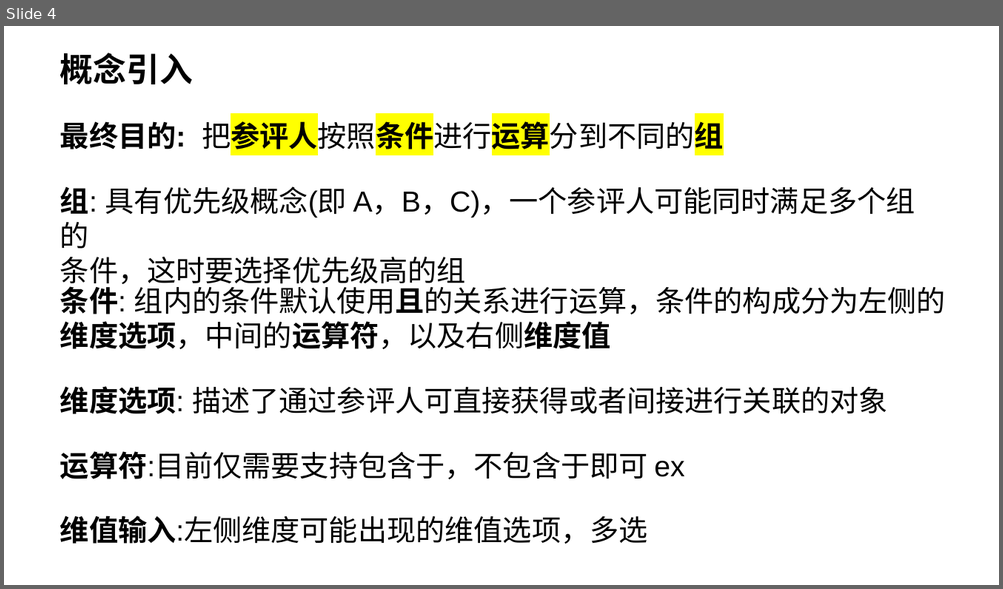
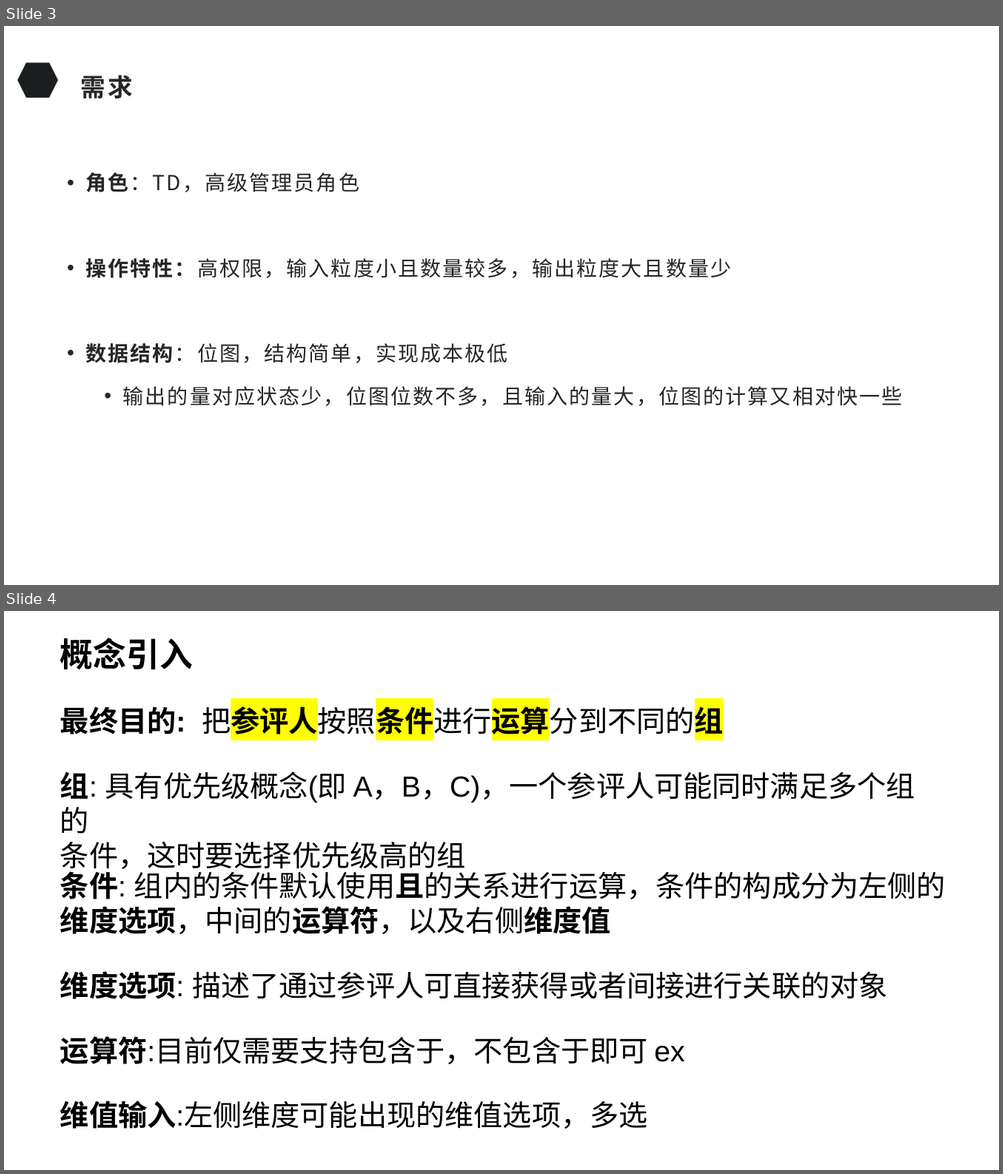
Before and after one commit to ReZeroS/zerobox, a slide deck: doc/rule-match.pptx. Shown one above the other, each under a label of ours: slide 4 before the commit, slides 3 and 4 after it. The pictures are 1003x589 and 1003x1174 pixels, drawn with LibreOffice and Linux fonts; fonts in the diff are those of the drawing. Boxes give left, top, right and bottom in pixels: in the first picture for what was removed or moved away, otherwise in the second. Text is boxed around its words. In the diff, an @@ line names an element or a change of style, - is before the commit and + after.

```diff
--- a/doc/rule-match.pptx
+++ b/doc/rule-match.pptx
@@ slide 3 added at <box>4,26,999,585</box>, background #FFFFFF @@
@@ hexagon added at <box>17,62,59,98</box>, fill #1B1E1F, outline #F2F2F2 1 pt @@
@@ title added at <box>81,75,133,99</box>, 24 pt, text #262626, bold @@
+需求
@@ text added at <box>85,173,902,406</box>, 20 pt, text #262626 @@
+• 角色：TD，高级管理员角色
+• 操作特性：高权限，输入粒度小且数量较多，输出粒度大且数量少
+• 数据结构：位图，结构简单，实现成本极低
+  • 输出的量对应状态少，位图位数不多，且输入的量大，位图的计算又相对快一些
```
Also in this commit, not shown: 1 slide changed, 2 other slides added, 3 slides removed, 4 other files.
